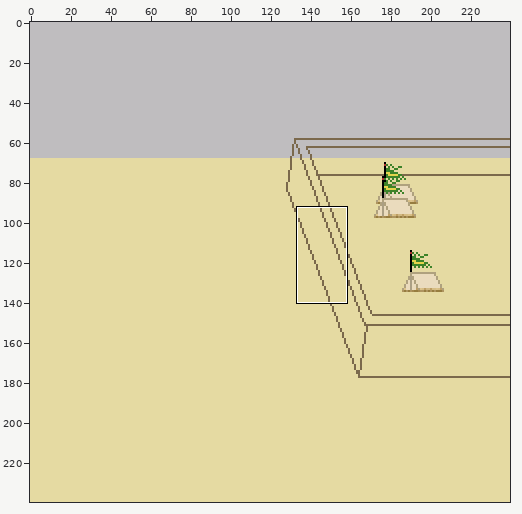
File history of a pixel-art file, Resources/Images/CannonBlastsFort.aseprite. Above, an overview of the earlier version with the close-up marked.
Close-up. Earlier state:
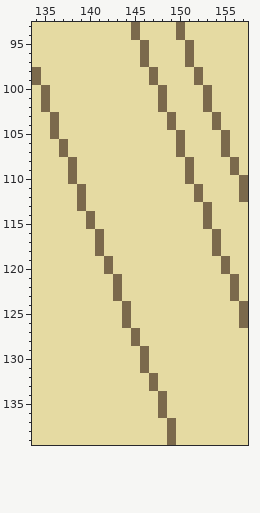
240x240 pixels, 1 frame. Colours within 5 levels of each other are drawn and written as one. Shown: x 134..157, y 93..139. The commit also changed other parts of the picture, which this record leaves out.
Once edited:
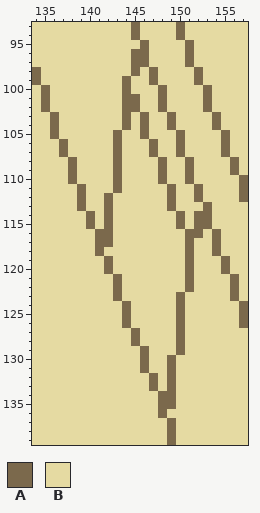
Palette (. is transparent): A #7b694c  B #e5daa2
Edits made:
Layer "Fort":
The edit turns colour B into colour A in rows 96 to 98 at x 145; in rows 99 to 100 at x 144; in rows 101 to 102 at x 144 to 145; in rows 103 to 104 at x 144 and 146; in row 105 at x 143 and 146; in rows 106 to 107 at x 143 and 147.
The edit turns colour B into colour A in rows 108 to 110 at x 143 and 148; in row 111 at x 143 and 149; in rows 112 to 113 at x 142 and 149; in rows 114 to 115 at x 142, 150 and 152; in row 116 at x 142 and 151 to 152; in row 117 at x 142 and 151.
The edit turns colour B into colour A in rows 118 to 122 at x 151; in rows 123 to 129 at x 150; in rows 130 to 135 at x 149.
Where, in picture pixels (left, top, right, bottom), the same in both close-ups:
changed: (104, 49, 203, 409)
